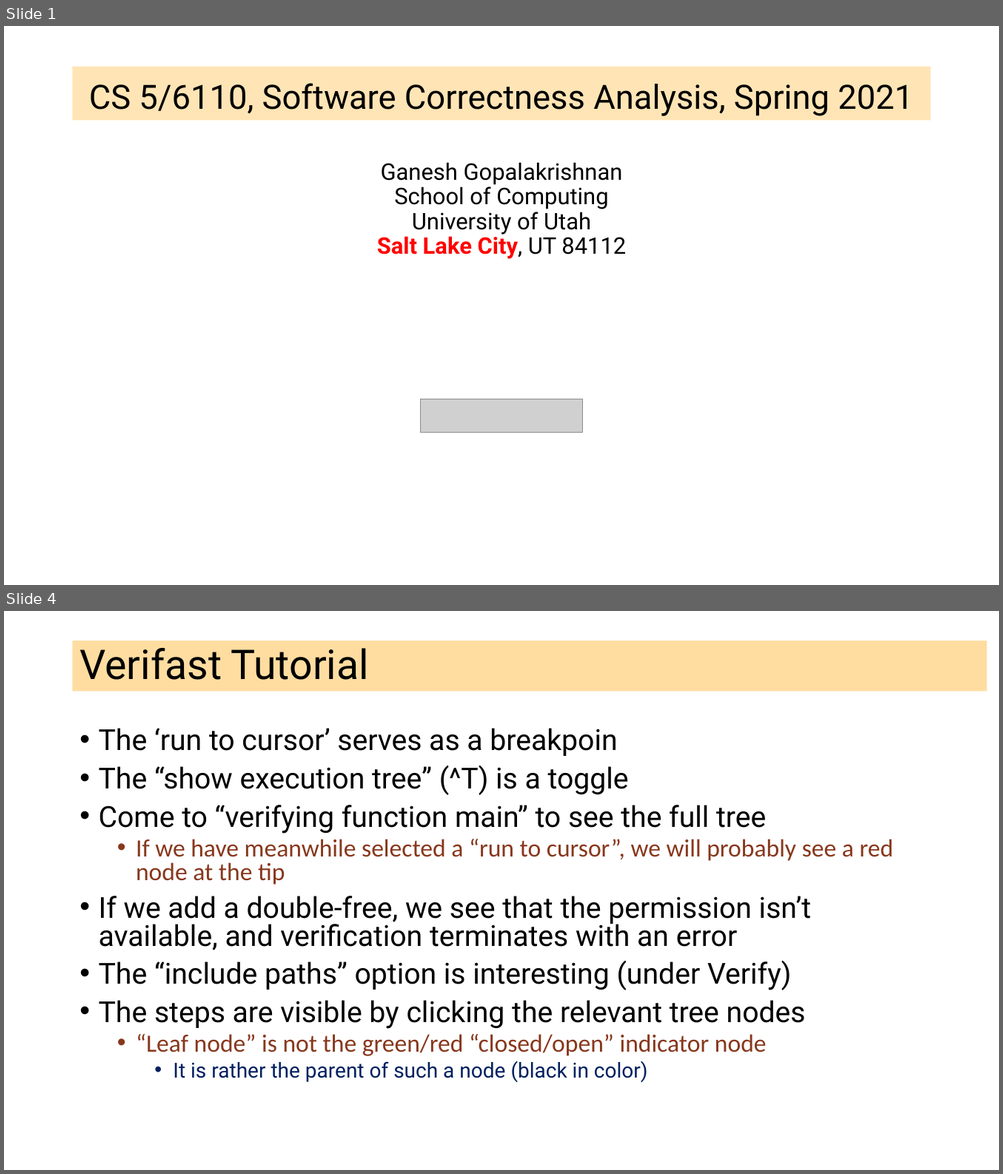
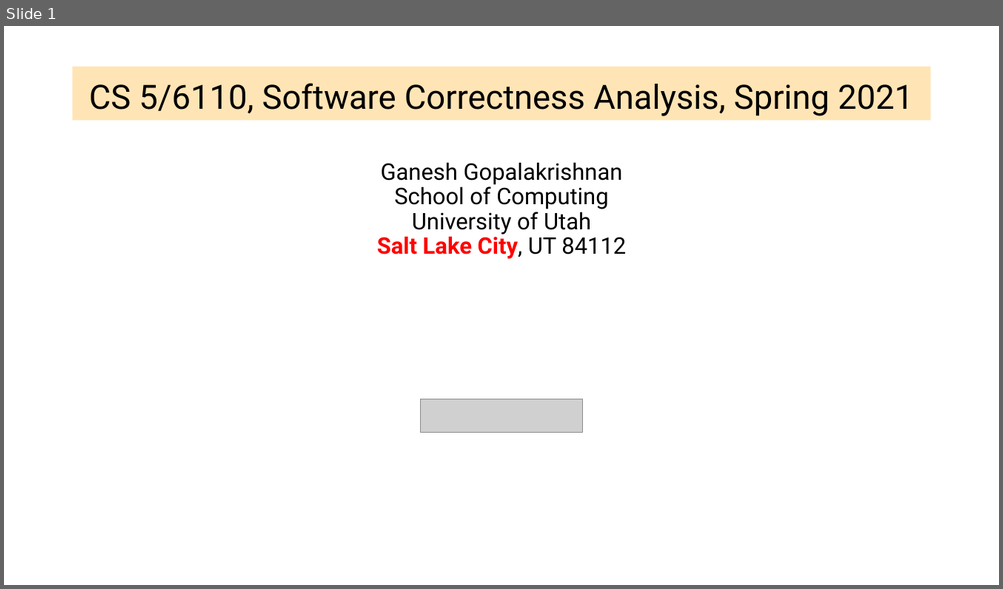
Before and after one commit to ganeshutah/cs6110s22, a slide deck: Lec19/Lec19.pptx. Shown one above the other, each under a label of ours: slides 1 and 4 before the commit, slide 1 after it; the slides between them are not shown. The pictures are 1003x1174 and 1003x589 pixels, drawn with LibreOffice and Linux fonts; fonts in the diff are those of the drawing; grey boxes stand for pictures. Boxes give left, top, right and bottom in pixels: in the first picture for what was removed or moved away, otherwise in the second. Text is boxed around its words. In the diff, an @@ line names an element or a change of style, - is before the commit and + after.

```diff
--- a/Lec19/Lec19.pptx
+++ b/Lec19/Lec19.pptx
@@ slide 4 removed at (4,611,999,1170), background #FFFFFF @@
@@ title removed at (73,641,987,692) @@
-Verifast Tutorial
@@ text removed at (99,728,893,1082) @@
-• The ‘run to cursor’ serves as a breakpoin
-• The “show execution tree” (^T) is a toggle
-• Come to “verifying function main” to see the full tree
-  • If we have meanwhile selected a “run to cursor”, we will probably see a red node at the tip
-• If we add a double-free, we see that the permission isn’t available, and verification terminates with an error
-• The “include paths” option is interesting (under Verify)
-• The steps are visible by clicking the relevant tree nodes
-  • “Leaf node” is not the green/red “closed/open” indicator node
-    • It is rather the parent of such a node (black in color)
```
Also in this commit, not shown: 1 slide changed, 36 slides added, 9 other slides removed.
